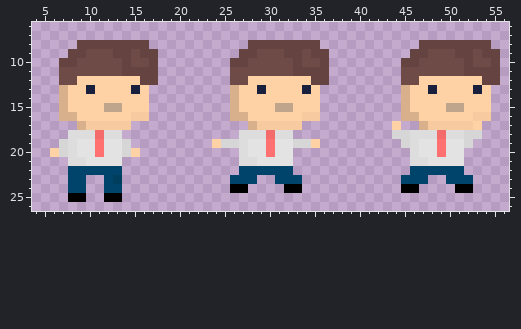
File history of a pixel-art sprite, Assets/Resources/Art/Player/JumpPlayerAnim.png. Above is the file before it was changed.
The file is 64x32 pixels. Colours within 5 levels of each other are drawn and written as one. Shown: x 4..56, y 6..26.
The same view after the edit:
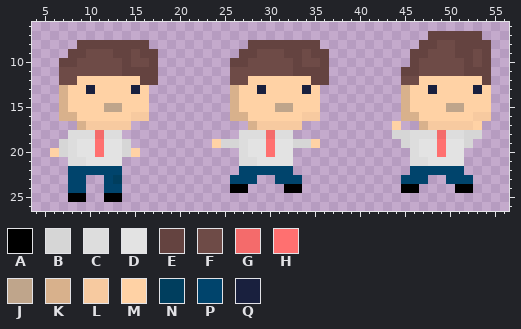
Palette (. is transparent): A #000000  B #d6d6d6  C #dddddd  D #e3e3e3  E #644340  F #6e4b47  G #f46b6b  H #ff7070  J #bfa58b  K #d8b18c  L #f7caa0  M #ffd2a5  N #003e5e  P #00446c  Q #19203e
Change:
Changed rows in their new state; - is an unchanged pixel.
first column x 45:
 7 ---EEEEEE--
 8 ----FF-----
 9 ----------.
10 .--------E.
11 EE--------.
12 ----------.
Changed places in both pictures, as pixel boxes (x1, y1, x2, y2):
changed: (401, 31, 500, 85)
